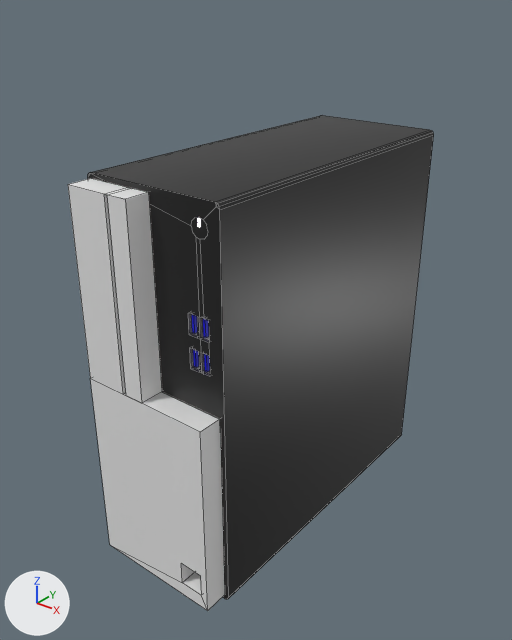
Renders of the FBX model Assets/Prefabs/OfficeObjects/PC1.fbx from each side of a commit.
Both versions are drawn from a camera (50 mm lens) standing at (1.65, -2.21, 2.22) and looking at (-0.03, -0.12, 0.92). The lights are fixed; the arrows at lower left show +X, +Y and +Z. The picture after the commit comes second. Mesh edges are drawn as thin lines on the coarser meshes. Where no turn or scale is listed for an object, it has been applied to the vertices.

Before the edit, the objects in view are built like this:
```python
me_cube_402 = bpy.data.meshes.new('Cube.402')
me_cube_402.from_pydata(...)  # 30 vertices, 23 faces; spans x -0.58..-0.02, y -1.1..-0.9, z -0.96..0.6
me_cube_403 = bpy.data.meshes.new('Cube.403')
me_cube_403.from_pydata(...)  # 125 vertices, 84 faces; spans x -0.3..0.3, y -0.7..0.7, z -0.8..0.8
me_cube_403.materials.append(mat_pc_plastic)  # black #191919
ob_pc1_body = bpy.data.objects.new('PC1_Body', me_cube_403)
ob_pc1_body.location = (0.001, -0.004, 0.822)
ob_pc1_print = bpy.data.objects.new('PC1_Print', me_cube_402)
ob_pc1_print.location = (0.3, 0.3, 1.0)
```
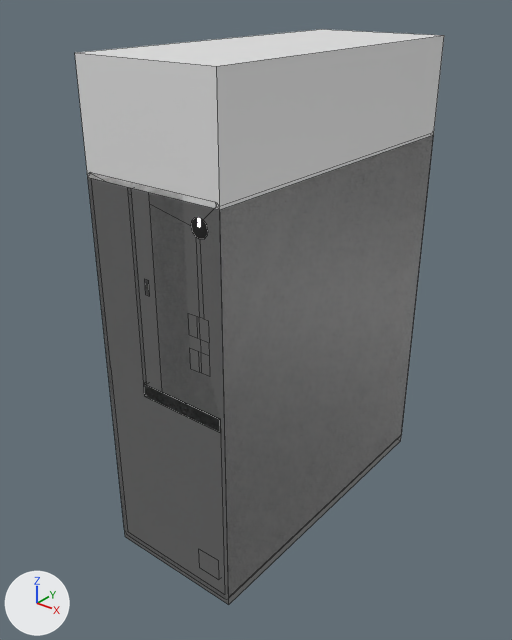
Edits to the bpy script that builds the scene:
```text
Add me_cube_418:
    me_cube_418.from_pydata(...)  # a box spanning x -0.3..0.3, y -0.7..0.7, z 0.0..2.0
Add me_cube_415:
    me_cube_415.from_pydata(...)  # a box spanning x -0.3..0.3, y -0.7..0.7, z 0.0..1.6
Remove ob_pc1_print:
    ob_pc1_print = bpy.data.objects.new('PC1_Print', me_cube_402)
    ob_pc1_print.location = (0.3, 0.3, 1.0)
Add ob_pc1_nmo1:
    ob_pc1_nmo1 = bpy.data.objects.new('PC1_NMO1', me_cube_418)
    ob_pc1_nmo1.location = (0.0, 0.0, 0.0)
Add ob_pc1_hitbox1_1:
    ob_pc1_hitbox1_1 = bpy.data.objects.new('PC1_Hitbox1-1', me_cube_415)
    ob_pc1_hitbox1_1.location = (0.0, 0.0, 0.0)
```

Location of each change, [x1, y1, x2, y2] in pixels of the pictures (512 x 640 px):
'PC1_NMO1', added
    after: [75, 29, 444, 604]
'PC1_Hitbox1-1', added
    after: [88, 135, 434, 604]
'PC1_Print', deleted
    before: [68, 178, 225, 611]
'PC1_Body', unchanged, covered by the edit
    before: [88, 115, 434, 599]
    after: [88, 137, 433, 597]
